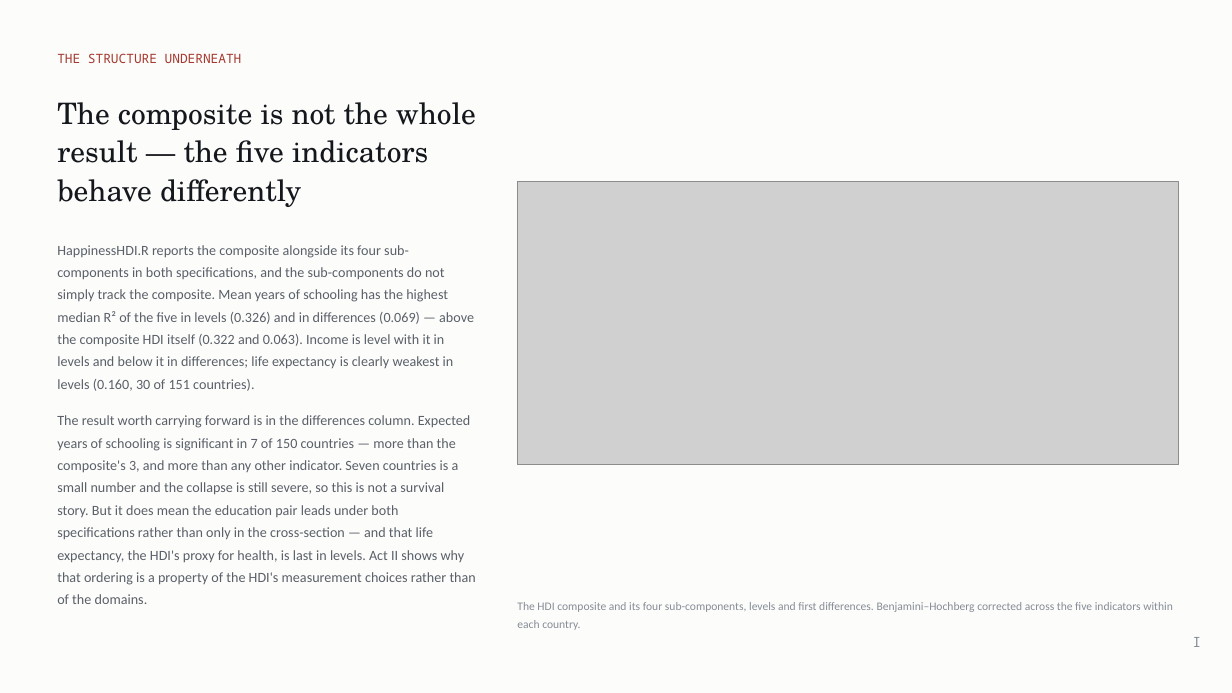
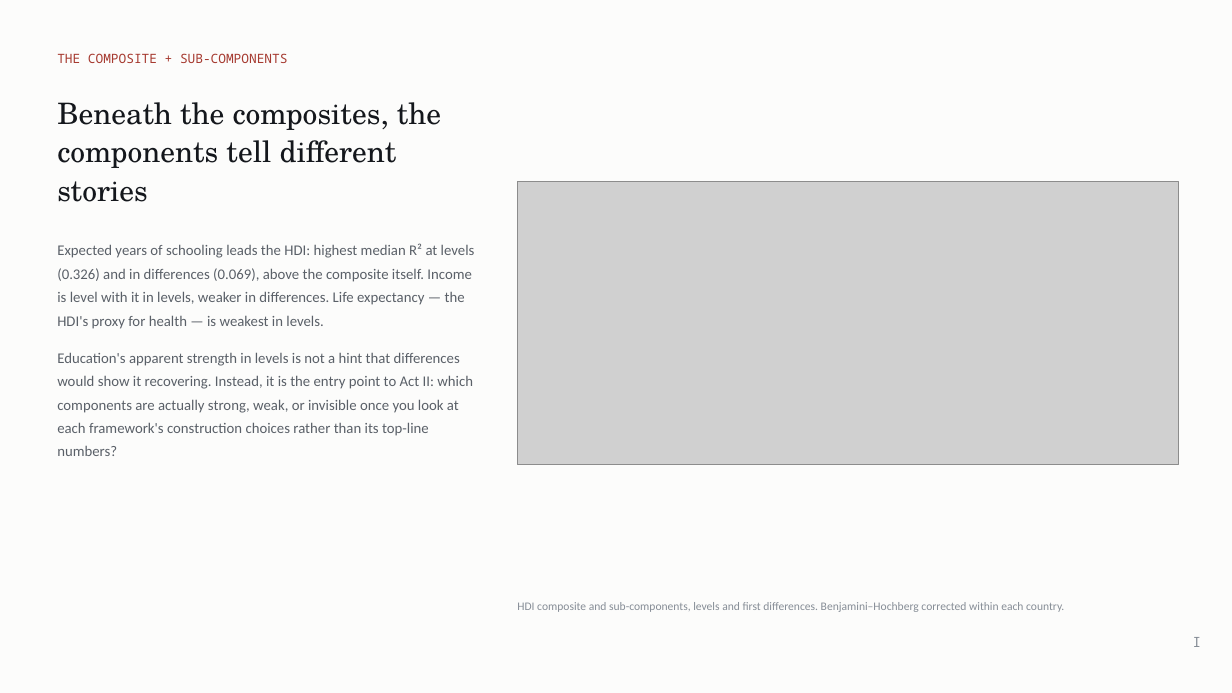
Before and after one commit to cwejnert/HDI-Happiness, a slide deck: slide 6 of deck/Measured_Where_It_Varies.pptx (slide 5 before the commit). Drawn at 1232x693 pixels with LibreOffice and Linux fonts; fonts in the diff are those of the drawing; grey boxes stand for pictures. Boxes give left, top, right and bottom in pixels: in the first picture for what was removed or moved away, otherwise in the second. Text is boxed around its words. In the diff, an @@ line names an element or a change of style, - is before the commit and + after.

```diff
--- a/deck/Measured_Where_It_Varies.pptx
+++ b/deck/Measured_Where_It_Varies.pptx
@@ text at [57, 53, 287, 63]: text changed @@
-THE STRUCTURE UNDERNEATH
+THE COMPOSITE + SUB-COMPONENTS
@@ text at [57, 102, 441, 202]: text changed @@
-The composite is not the whole result — the five indicators behave differently
+Beneath the composites, the components tell different stories
@@ text at [57, 243, 475, 456]: text changed; size 11 to 11.5 pt @@
-HappinessHDI.R reports the composite alongside its four sub-components in both specifications, and the sub-components do not simply track the composite. Mean years of schooling has the highest median R² of the five in levels (0.326) and in differences (0.069) — above the composite HDI itself (0.322 and 0.063). Income is level with it in levels and below it in differences; life expectancy is clearly weakest in levels (0.160, 30 of 151 countries).
-The result worth carrying forward is in the differences column. Expected years of schooling is significant in 7 of 150 countries — more than the composite's 3, and more than any other indicator. Seven countries is a small number and the collapse is still severe, so this is not a survival story. But it does mean the education pair leads under both specifications rather than only in the cross-section — and that life expectancy, the HDI's proxy for health, is last in levels. Act II shows why that ordering is a property of the HDI's measurement choices rather than of the domains.
+Expected years of schooling leads the HDI: highest median R² at levels (0.326) and in differences (0.069), above the composite itself. Income is level with it in levels, weaker in differences. Life expectancy — the HDI's proxy for health — is weakest in levels.
+Education's apparent strength in levels is not a hint that differences would show it recovering. Instead, it is the entry point to Act II: which components are actually strong, weak, or invisible once you look at each framework's construction choices rather than its top-line numbers?
@@ text at [517, 602, 1064, 612]: text changed @@
-The HDI composite and its four sub-components, levels and first differences. Benjamini–Hochberg corrected across the five indicators within each country.
+HDI composite and sub-components, levels and first differences. Benjamini–Hochberg corrected within each country.
```
Also in this commit, not shown: 17 other slides changed, 4 slides added, 24 slides removed, 2 other files.
